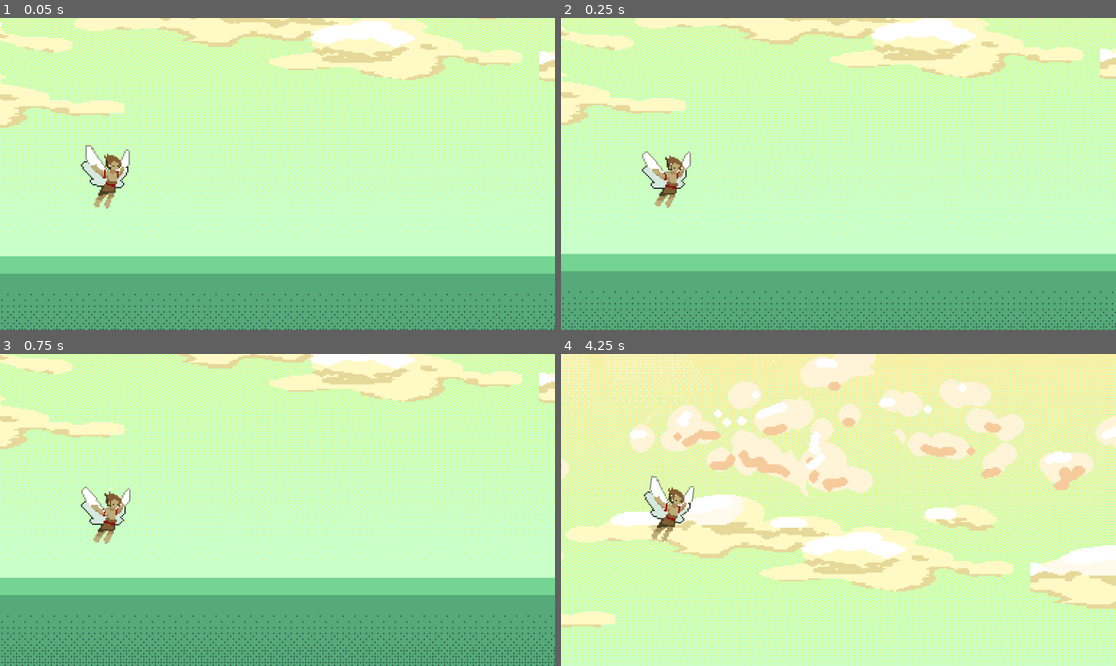
Above: before the commit, frames 1-4 (two rows, left to right).
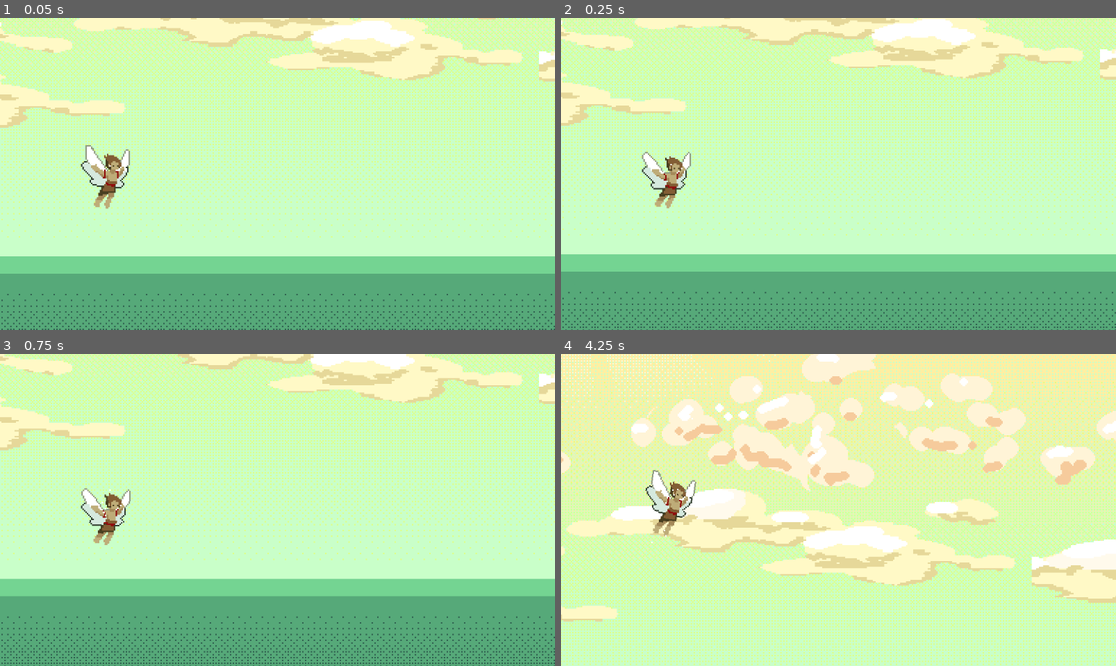
Above: after the commit, the same moments.

Repository: henreedev/icarus
Game: Godot game, scene res://scenes/main.tscn
The game is run twice, just before and just after one commit, with the same random seed, the same clock (stepped at 60 frames per second) and the same inputs.
Inputs (mouse positions are in pixels of both pictures, inside the frame that each line leads up to):
- Up to frame 1 (0.05 s): no input
- Up to frame 2 (0.25 s): no input
- Up to frame 3 (0.75 s): move the mouse to (399, 494) at 0.52 s; hold D (lean_right) from 0.53 s (still down)
- Up to frame 4 (4.25 s): click (960, 494) at 0.77 s; click (960, 494) at 1.07 s; move the mouse to (727, 525) at 1.27 s; release D (lean_right) at 1.28 s; hold A (lean_left) 1.28-2.03 s; click (727, 525) at 1.52 s; click (727, 525) at 1.82 s; move the mouse to (894, 441) at 2.02 s; hold D (lean_right) 2.03-3.53 s; move the mouse to (810, 572) at 2.77 s; click (810, 572) at 3.02 s; click (810, 572) at 3.32 s; move the mouse to (1005, 556) at 3.52 s; hold A (lean_left) from 3.53 s (still down); click (1005, 556) at 3.77 s; click (1005, 556) at 4.07 s

Frame 1 is identical in both runs. In frame 2, 12% of the frame differs, in the area x 0-100%, y 0-100%; in frame 3, 22%; in frame 4, 58%.

Commit message:
experimental gliding changes

Diff:
--- a/scenes/characters/icarus.gd
+++ b/scenes/characters/icarus.gd
@@ -34,6 +34,7 @@
 
 # Movement variables
 var hoz_speed = MIN_HOZ_SPEED
+var base_gravity_scale = gravity_scale
 
 # Other variables
 
@@ -93,8 +94,14 @@
 						print("ERROR Flap.NONE encountered")
 		State.GLIDING:
 			_rotate_on_input(delta)
+			#print(speed)
+			var ratio = clampf(speed / 200.0 + 0.1, 0, 1) # amount of current speed to redirect towards rotation direction
+			var grav_ratio = clampf(speed / 200.0 + (0.5 if rotation > 0 else -0.5), 0, 2) # amount of current speed to redirect towards rotation direction
+			gravity_scale = grav_ratio * base_gravity_scale
+			ratio = ratio * 10.0 * delta
+			print(gravity_scale)
 			var rotation_vector = Vector2.from_angle(rotation)
-			linear_velocity = linear_velocity.length() * rotation_vector
+			linear_velocity = ratio * (linear_velocity.length() * rotation_vector) + (1 - ratio) * linear_velocity
 			_pick_animation()
 		State.FALLING:
 			pass # TODO add height check for losing the game
@@ -103,6 +110,7 @@
 func _begin_flapping():
 	state = State.FLAPPING
 	_pick_animation()
+	gravity_scale = base_gravity_scale
 
 func _begin_gliding():
 	state = State.GLIDING
--- a/scenes/characters/icarus.tscn
+++ b/scenes/characters/icarus.tscn
@@ -303,6 +303,7 @@
 shape = SubResource("RectangleShape2D_dtwha")
 
 [node name="Camera2D" type="Camera2D" parent="."]
+physics_interpolation_mode = 2
 offset = Vector2(119, 0)
 zoom = Vector2(3, 3)
 limit_smoothed = true
